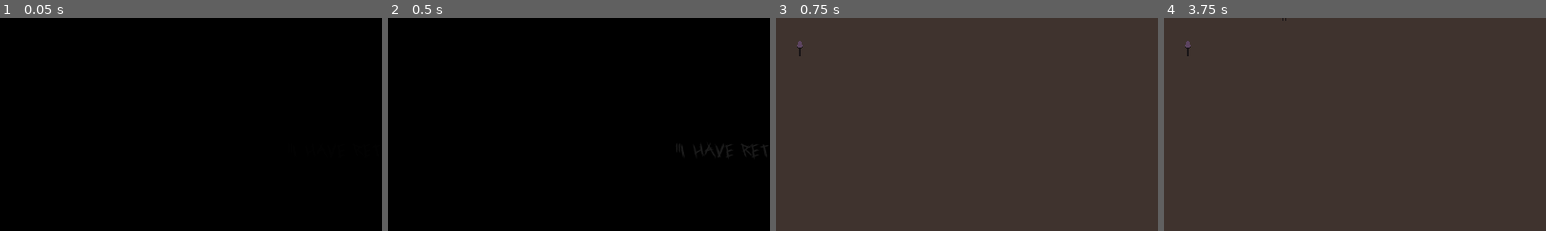
Above: before the commit, frames 1-4 (left to right).
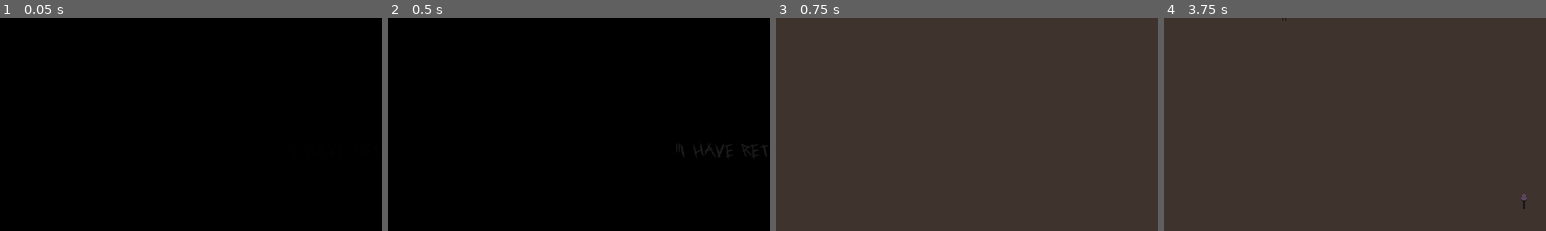
Above: after the commit, the same moments.

Repository: Academia-Team/Academia-Fall-of-the-Citadel
Game: Godot game, scene res://scene/intro.tscn
Same seed, same stepped clock (60 frames per second), same inputs: the game is played once before the commit and once after it.
Inputs (mouse positions are % of the whole screen's width and height, from its top left):
- Up to frame 1 (0.05 s): no input
- Up to frame 2 (0.5 s): no input
- Up to frame 3 (0.75 s): tap Enter at 0.5 s; move the mouse to (72, 45) at 0.52 s; hold Right (move_right) from 0.53 s (still down); tap Space (action) at 0.6 s; click (72, 45) at 0.67 s
- Up to frame 4 (3.75 s): tap Space (action) at 1.25, 2.1, 2.75, 3.6 s; move the mouse to (30, 55) at 1.27 s; release Right (move_right) at 1.28 s; hold Down (move_down) 1.28-2.03 s; tap Ctrl (stay) at 1.35, 2.85 s; tap Enter at 2, 3.5 s; move the mouse to (60, 27) at 2.02 s; hold Right (move_right) 2.03-2.78 s; move the mouse to (45, 70) at 2.77 s; hold Up (move_up) 2.78-3.53 s; click (45, 70) at 2.92 s; move the mouse to (80, 65) at 3.52 s; hold Left (move_left) from 3.53 s (still down)
The pictures show only the part of the screen within x 2-52%, y 19-69%; the shares and areas given below are measured in that part.

Frames 1-2 are identical in both runs. In frame 3, less than 0.1% of the frame differs, in the area x 5-7%, y 10-18%; in frame 4, 0.1%, in the area x 5-95%, y 10-90%.

Commit message:
Add spawning of items
They are spawned unconditionally since only the swords are provided and they are necessary to survive.

Diff:
--- a/scene/gamegrid.gd
+++ b/scene/gamegrid.gd
@@ -14,18 +14,14 @@
 const VALID_DIST_FROM_PLAYER = 64
 const ZOMBIE_SPAWN_PROB = 0.5
 
+const MAX_ITEMS = 2
+
 signal score_change(score_diff)
 
 # Called when the node enters the scene tree for the first time.
 func _ready():
 	randomize()
-
 	set_up_player()
-
-	var sword = sword_scene.instance()
-	add_child(sword)
-	sword.position = Vector2(position.x + 32, position.y + 32)
-	ref_counter["sword"] += 1
 
 func set_up_player():
 	player_ref = player_scene.instance()
@@ -92,3 +88,13 @@
 	add_child(instance)
 	instance.position = pos
 	ref_counter[instance.get_meta("type")] += 1
+
+func _on_item_spawn_timer_timeout():
+	if ref_counter["sword"] <= MAX_ITEMS:
+		spawn_item(sword_scene, get_spawn_pos())
+
+func spawn_item(scene, pos):
+	var instance = scene.instance()
+	add_child(instance)
+	instance.position = pos
+	ref_counter[instance.get_meta("type")] += 1
--- a/scene/gamescr.tscn
+++ b/scene/gamescr.tscn
@@ -44,6 +44,11 @@
 wait_time = 5.0
 autostart = true
 
+[node name="item_spawn_timer" type="Timer" parent="gamegrid"]
+wait_time = 3.0
+autostart = true
+
 [connection signal="score_change" from="gamegrid" to="infobar" method="_on_gamegrid_score_change"]
 [connection signal="timeout" from="gamegrid/passive_timer" to="gamegrid" method="_on_passive_timer_timeout"]
 [connection signal="timeout" from="gamegrid/zombie_spawn_timer" to="gamegrid" method="_on_zombie_spawn_timer_timeout"]
+[connection signal="timeout" from="gamegrid/item_spawn_timer" to="gamegrid" method="_on_item_spawn_timer_timeout"]
